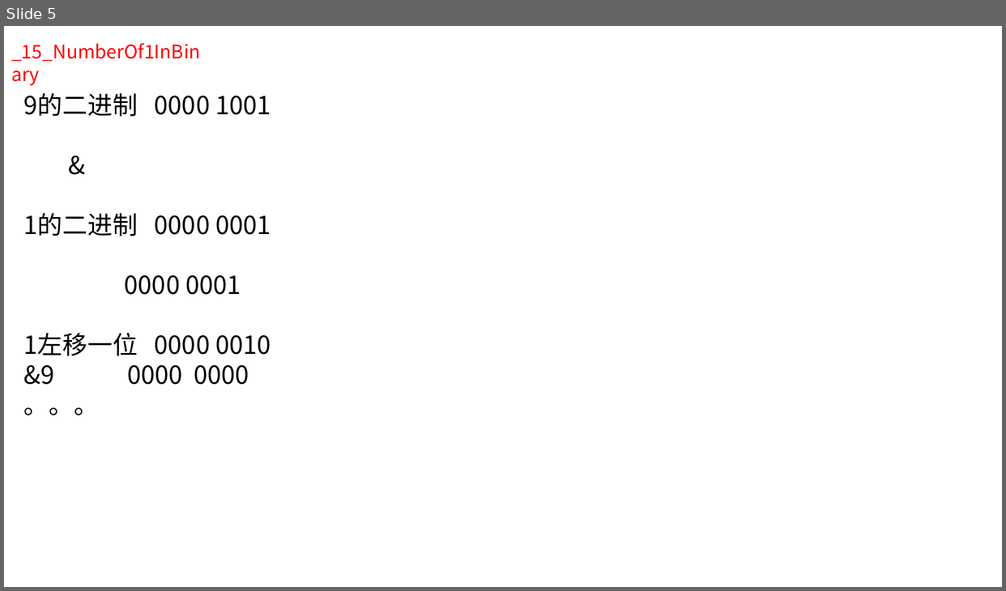
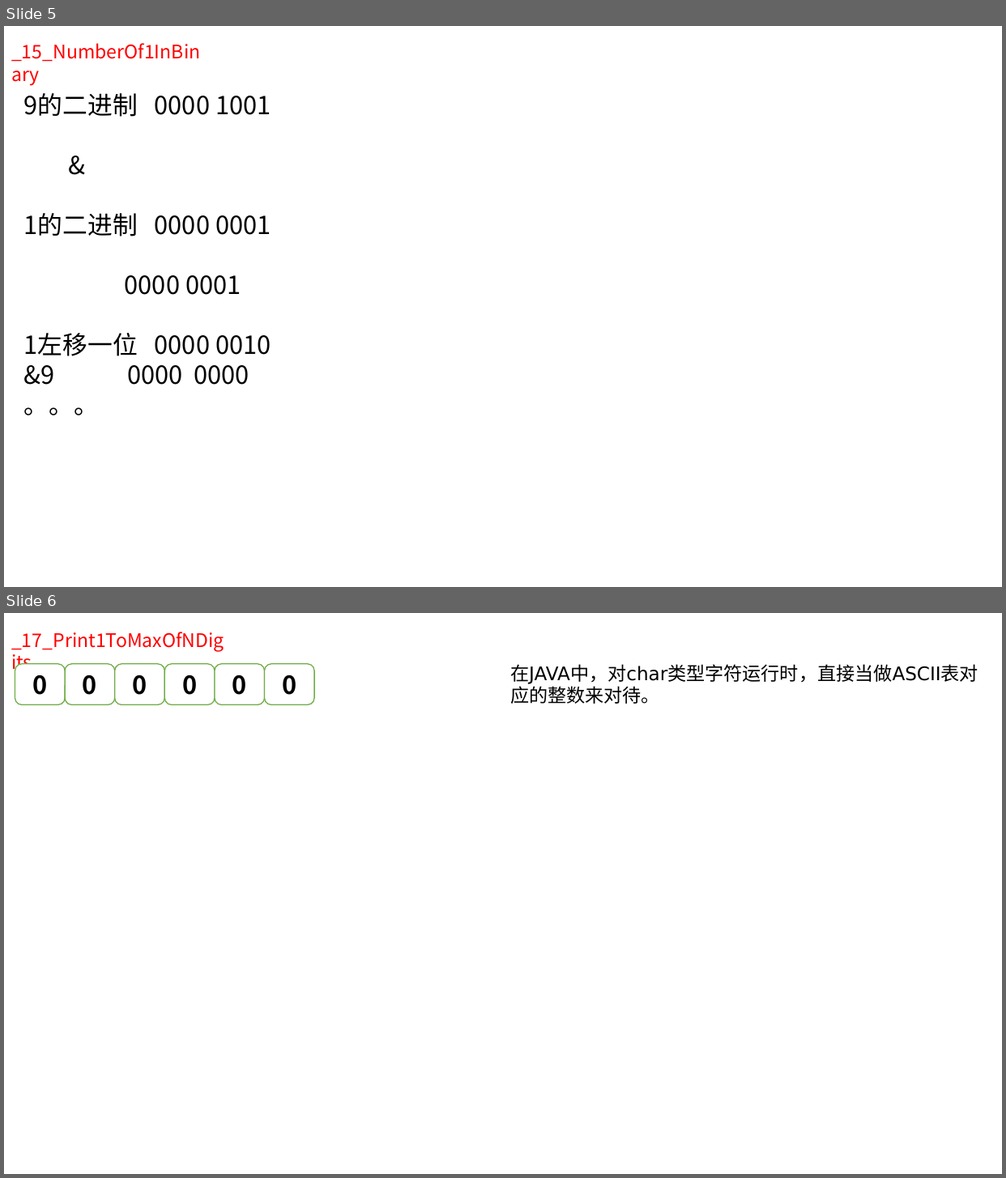
Before and after one commit to kangzao/sword-for-offer, a slide deck: res/deduce.pptx. Shown one above the other, each under a label of ours: slide 5 before the commit, slides 5 and 6 after it. The pictures are 1006x591 and 1006x1178 pixels, drawn with LibreOffice and Linux fonts; fonts in the diff are those of the drawing. Boxes give left, top, right and bottom in pixels: in the first picture for what was removed or moved away, otherwise in the second. Text is boxed around its words. In the diff, an @@ line names an element or a change of style, - is before the commit and + after.

```diff
--- a/res/deduce.pptx
+++ b/res/deduce.pptx
@@ slide 6 added at bbox=[4, 613, 1002, 1174], background #FFFFFF @@
@@ text added at bbox=[11, 632, 224, 651], 18 pt, text #FF0000 @@
+_17_Print1ToMaxOfNDigits
@@ rounded rectangle added at bbox=[15, 664, 66, 705], fill #FFFFFF, outline #70AD47 1 pt, 24 pt, text #000000, bold @@
+0
@@ rounded rectangle added at bbox=[65, 664, 115, 705], fill #FFFFFF, outline #70AD47 1 pt, 24 pt, text #000000, bold @@
+0
@@ rounded rectangle added at bbox=[115, 664, 165, 705], fill #FFFFFF, outline #70AD47 1 pt, 24 pt, text #000000, bold @@
+0
@@ rounded rectangle added at bbox=[165, 664, 215, 705], fill #FFFFFF, outline #70AD47 1 pt, 24 pt, text #000000, bold @@
+0
@@ rounded rectangle added at bbox=[215, 664, 265, 705], fill #FFFFFF, outline #70AD47 1 pt, 24 pt, text #000000, bold @@
+0
@@ rounded rectangle added at bbox=[265, 664, 315, 705], fill #FFFFFF, outline #70AD47 1 pt, 24 pt, text #000000, bold @@
+0
@@ text added at bbox=[510, 664, 978, 704], 18 pt, text #000000 @@
+在JAVA中，对char类型字符运行时，直接当做ASCII表对应的整数来对待。
```
Also in this commit, not shown: 1 other file.
